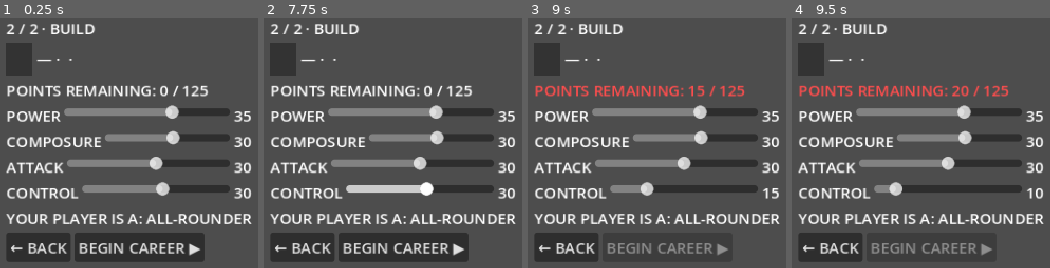
Above: before the commit, frames 1-4 (left to right).
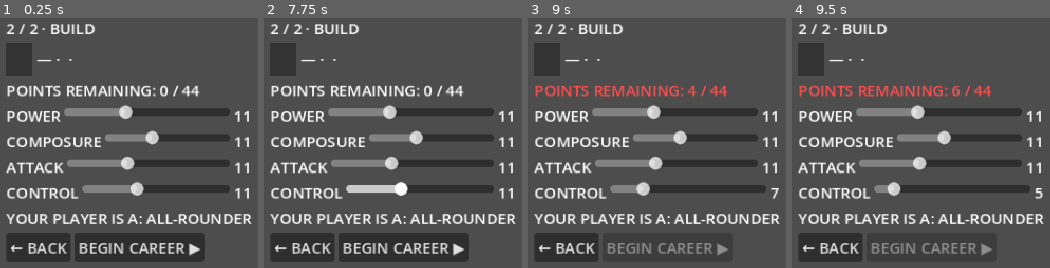
Above: after the commit, the same moments.

Repository: nico101rsa/cricket-v3
Game: Godot game, scene res://scenes/player_creation/build.tscn
Two runs of this game, one before a commit and one after it. Both use one fixed random seed, a clock stepped at 60 frames per second and the inputs below. This scene is started directly instead of the project's main scene.
Inputs (mouse positions are in pixels of both pictures, inside the frame that each line leads up to):
- Up to frame 1 (0.25 s): no input
- Up to frame 2 (7.75 s): click "BEGIN CAREER ▶" at 0.5 s; click "BEGIN CAREER ▶" at 1.25 s; click "BEGIN CAREER ▶" at 2 s; click "← BACK" at 2.75 s; move the mouse to (outside the picture) at 3.52 s; hold Shift 3.53-4.25 s; click (outside the picture) at 3.67 s; drag from (outside the picture) to (outside the picture) at 4.27 s; move the mouse to (478, 210) at 5.02 s; tap Ctrl at 5.1 s; click (478, 210) at 5.17 s; drag from (outside the picture) to (328, 267) at 5.77 s; move the mouse to (outside the picture) at 6.52 s; tap Alt at 6.6 s; click (outside the picture) at 6.67 s; drag from (328, 267) to (385, 188) at 7.27 s
- Up to frame 3 (9 s): move the mouse to (outside the picture) at 8.02 s; hold Shift 8.03-8.75 s; click (outside the picture) at 8.17 s; drag from (649, 188) to (outside the picture) at 8.77 s
- Up to frame 4 (9.5 s): no input

The runs differ from the first frame. In frame 1, 3.8% of the frame differs, in the area x 46-98%, y 26-73%; in frame 2, 3.8%; in frame 3, 3.7%; in frame 4, 3.6%.

Commit message:
World-scale v2: display layer + fresh-player re-peg (the 0-100 world)
Nico's ruling: maxed hero 100, fresh hero ~11 (weak Club player), Province
Premier league avg 85 / best 90, all on a fully-used /100 scale. Decision (WS1,
'you decide'): deliver via a DISPLAY transform over the existing balanced world
+ a genuine fresh-player re-peg, NOT a risky internal rescale. Spec
2026-06-13-world-scale-v2-design.md (WS1-WS8).

- Display.to_card (scripts/domain/display.gd): monotonic /100 transform through
  Nico's anchors (Club 13, Province 85/90, cap 100, fresh ~11). Display only.
- Creation re-peg (WS3): CREATION_TOTAL 125->44, range [3,25], default
  11/11/11/11 -> a fresh hero ~= a weak Club player that GROWS to the cap.
- Display wired into the build readouts + calibration_grid + season_table.
- attr_cost_base 13->7 (WS4): the longer 44->240 climb maxed S89 at base 13;
  re-peg -> S67. Final pacing target deferred to Nico.

Verified (calibration_grid, /100): fresh hero 0.9x the Club average (was 2.6x);
Province Premier reads 85/90; maxed -> 100; league bat==bowl, scores 131-156.
Sim/joker/economy/scoring core untouched -> ledger preserved by construction.

547 tests green (+6 test_display). WS5 build-equality low/high check + final
pacing pending Nico's target.

Co-Authored-By: Claude Opus 4.8 (1M context) <noreply@anthropic.com>

Diff:
--- a/scenes/player_creation/build.gd
+++ b/scenes/player_creation/build.gd
@@ -35,8 +35,8 @@
 	for s in [_power_slider, _composure_slider, _attack_slider, _control_slider]:
 		s.min_value = Attributes.CREATION_MIN
 		s.max_value = Attributes.CREATION_MAX
-		s.step = 5    # card-rescale DR10: the /100 budget is spent in 5-point blocks
-		s.value = 30
+		s.step = 1    # world-scale v2: the 44-point fresh budget is spent point-by-point
+		s.value = 11
 		s.value_changed.connect(_on_slider_changed)
 	_back_btn.pressed.connect(func(): back_pressed.emit(_draft))
 	_confirm_btn.pressed.connect(_on_confirm_pressed)
@@ -74,10 +74,12 @@
 	_recap_label.text = "%s · %s · %s" % [name_text, _draft.city, country_key]
 
 func _refresh_readouts() -> void:
-	_power_readout.text     = str(int(round(_draft.attributes.power)))
-	_composure_readout.text = str(int(round(_draft.attributes.composure)))
-	_attack_readout.text    = str(int(round(_draft.attributes.attack)))
-	_control_readout.text   = str(int(round(_draft.attributes.control)))
+	# Readouts show the /100 card the player understands (Display), not the raw
+	# internal points the budget is spent in (world-scale v2 WS6).
+	_power_readout.text     = str(Display.to_card_round(_draft.attributes.power))
+	_composure_readout.text = str(Display.to_card_round(_draft.attributes.composure))
+	_attack_readout.text    = str(Display.to_card_round(_draft.attributes.attack))
+	_control_readout.text   = str(Display.to_card_round(_draft.attributes.control))
 
 	var remaining := Attributes.CREATION_TOTAL - _draft.attributes.sum()
 	_points_label.text = "POINTS REMAINING: %d / %d" % [int(round(remaining)), int(round(Attributes.CREATION_TOTAL))]
--- a/scripts/data/attributes.gd
+++ b/scripts/data/attributes.gd
@@ -4,13 +4,15 @@
 # 4-attribute distribution used at Creation and during Career, on the /100 card
 # scale (card-rescale spec 2026-06-11, DR1/DR3). SCALE converts one classic
 # 1-8-era attribute point to /100 units; the save migration uses it too.
-# Creation constraints: sum == 125, each in [5, 50]. NPC archetypes are exempt
-# from the per-attribute cap (prior ruling; the bowler card carries 56.25).
+# Creation constraints: sum == 44, each in [3, 25] (world-scale v2, WS3 — a fresh
+# hero starts ≈ a weak Club player, internal ~11/attr, and GROWS to the cap over
+# a career). NPC archetypes are exempt from the per-attribute cap (the bowler
+# card carries 56.25) and live on the same internal scale.
 
 const SCALE := 6.25            # /100 units per legacy attribute point (= 50/8)
-const CREATION_TOTAL := 125.0
-const CREATION_MIN := 5.0
-const CREATION_MAX := 50.0
+const CREATION_TOTAL := 44.0   # fresh-hero budget (world-scale v2 WS3; was 125)
+const CREATION_MIN := 3.0
+const CREATION_MAX := 25.0
 
 @export var power: float = 31.25
 @export var composure: float = 31.25
--- a/scripts/data/economy_tuning.gd
+++ b/scripts/data/economy_tuning.gd
@@ -35,7 +35,7 @@
 @export var bowl_ref_balls: float = 24.0  # a full 4-over spell
 
 # Shop / meta
-@export var attr_cost_base: float = 13.0  # +1 /100-point costs attr_cost_base × current value.
+@export var attr_cost_base: float = 7.0   # +1 /100-point costs attr_cost_base × current value.
                                           # Career-pacing DP3 (Nico's ruling 2026-06-12): attributes
                                           # are the CAREER-horizon ₸ sink — a no-joker player should
                                           # max out around the naive line's median completion (~49
@@ -44,8 +44,11 @@
                                           # joker-vs-attribute ROI gets re-solved at the Shop rung
                                           # when both sinks coexist. Re-pegged 11→13 at the
                                           # difficulty-sheet-v2 rung: prize escalation added income
-                                          # and pulled max-out to S41 — 13 restores ~S46 (spec §10.2),
-                                          # measured at career_preview full N=100.
+                                          # and pulled max-out to S41 — 13 restored ~S46 (spec §10.2).
+                                          # World-scale v2 (2026-06-13, WS4): the fresh hero now starts
+                                          # at 11 (was 35), so the climb is 44->240 not 125->240 — many
+                                          # more points to buy. Re-pegged 13->7 (attr_only max-out
+                                          # S89->S67). Final pacing target is Nico's call (deferred).
 @export var sell_refund_frac: float = 0.5 # partial refund selling a joker back (DE9)
 @export var loadout_cap: int = 4          # max active joker slots (CONTEXT.md 4 slots; DE8)
 
--- a/scripts/data/player_creation_draft.gd
+++ b/scripts/data/player_creation_draft.gd
@@ -8,17 +8,17 @@
 @export var city: String = ""          # "" if unset
 @export var appearance: int = -1       # Appearance.Bucket or -1 if unset
 @export var name: NamePair             # null until first name-roll
-@export var attributes: Attributes     # always present; defaults to 35/30/30/30
+@export var attributes: Attributes     # always present; defaults to 11/11/11/11
 
 func _init() -> void:
 	attributes = Attributes.new()
-	# Creation default (card-rescale DR10): a valid 125-point all-rounder ON the
-	# Build screen's 5-point slider grid (the raw Attributes default 31.25 x4 is
-	# valid but off-grid — moving any slider would strand the budget).
-	attributes.power = 35.0
-	attributes.composure = 30.0
-	attributes.attack = 30.0
-	attributes.control = 30.0
+	# Creation default (world-scale v2, WS3): a fresh hero ≈ a weak Club player —
+	# a valid 44-point balanced all-rounder, internal ~11/attr (shows ~11 on the
+	# /100 card via Display). You GROW from here toward the cap over a career.
+	attributes.power = 11.0
+	attributes.composure = 11.0
+	attributes.attack = 11.0
+	attributes.control = 11.0
 
 func identity_complete() -> bool:
 	return country >= 0 \
--- /dev/null
+++ b/scripts/domain/display.gd
@@ -0,0 +1,29 @@
+class_name Display
+extends RefCounted
+
+# Pure DISPLAY transform (world-scale v2, spec 2026-06-13-world-scale-v2-design.md
+# WS2). Maps an INTERNAL card/strength value (the units the sim runs on: Club
+# average ~12.5, Province Premier best ~46.5, attribute cap 60) to the /100 scale
+# Nico wants to SEE (Club ~13, Province Premier average 85 / best 90, cap 100).
+# Monotonic, piecewise-linear through Nico's anchors (2026-06-13). DISPLAY ONLY —
+# the result is never fed back into the sim, saves, or economy.
+
+const _IN: Array[float] = [0.0, 12.5, 37.5, 46.5, 60.0]      # internal anchors
+const _OUT: Array[float] = [0.0, 13.0, 85.0, 90.0, 100.0]    # /100 display anchors
+
+
+static func to_card(internal: float) -> float:
+	if internal <= _IN[0]:
+		return _OUT[0]
+	for i in range(1, _IN.size()):
+		if internal <= _IN[i]:
+			var t: float = (internal - _IN[i - 1]) / (_IN[i] - _IN[i - 1])
+			return _OUT[i - 1] + t * (_OUT[i] - _OUT[i - 1])
+	# Above the top anchor: extrapolate with the last segment's slope.
+	var n := _IN.size()
+	var slope: float = (_OUT[n - 1] - _OUT[n - 2]) / (_IN[n - 1] - _IN[n - 2])
+	return _OUT[n - 1] + (internal - _IN[n - 1]) * slope
+
+
+static func to_card_round(internal: float) -> int:
+	return int(round(to_card(internal)))
--- a/tests/unit/test_attributes.gd
+++ b/tests/unit/test_attributes.gd
@@ -14,23 +14,25 @@
 	a.power = 43.75; a.composure = 37.5; a.attack = 25.0; a.control = 18.75
 	assert_eq(a.sum(), 125.0)
 
-func test_is_valid_creation_distribution_for_balanced_default():
+func test_is_valid_creation_distribution_for_fresh_default():
+	# World-scale v2: a fresh hero is 11/11/11/11 (sum 44, all in [3, 25]).
 	var a := Attributes.new()
-	assert_true(a.is_valid_creation_distribution(), "default 31.25x4 sums to 125, all in [5,50]")
+	a.power = 11.0; a.composure = 11.0; a.attack = 11.0; a.control = 11.0
+	assert_true(a.is_valid_creation_distribution())
 
 func test_is_valid_creation_distribution_rejects_wrong_total():
 	var a := Attributes.new()
-	a.power = 50.0; a.composure = 50.0; a.attack = 50.0; a.control = 50.0  # sum = 200
+	a.power = 25.0; a.composure = 25.0; a.attack = 25.0; a.control = 25.0  # sum = 100, not 44
 	assert_false(a.is_valid_creation_distribution())
 
 func test_is_valid_creation_distribution_rejects_below_min():
 	var a := Attributes.new()
-	a.power = 0.0; a.composure = 37.5; a.attack = 37.5; a.control = 50.0  # sum = 125 but power below min
+	a.power = 1.0; a.composure = 14.0; a.attack = 14.0; a.control = 15.0  # sum 44 but power below min 3
 	assert_false(a.is_valid_creation_distribution())
 
 func test_is_valid_creation_distribution_rejects_over_cap():
 	var a := Attributes.new()
-	a.power = 56.25; a.composure = 31.25; a.attack = 18.75; a.control = 18.75  # sum = 125 but power above cap
+	a.power = 30.0; a.composure = 5.0; a.attack = 5.0; a.control = 4.0  # sum 44 but power above cap 25
 	assert_false(a.is_valid_creation_distribution())
 
 func test_duplicate_returns_independent_copy():
--- a/tests/unit/test_build_scene.gd
+++ b/tests/unit/test_build_scene.gd
@@ -20,11 +20,11 @@
 	build.set_draft(_draft())
 	add_child_autofree(build)
 	await get_tree().process_frame
-	assert_eq(build._draft.attributes.sum(), 125.0)
+	assert_eq(build._draft.attributes.sum(), 44.0)
 	assert_false(build._confirm_btn.disabled)
 	assert_string_contains(build._classifier_label.text, "ALL-ROUNDER")
 
-func test_dragging_sliders_above_20_disables_confirm():
+func test_unbalanced_sliders_disable_confirm():
 	var build = BuildScene.instantiate()
 	build.set_draft(_draft())
 	add_child_autofree(build)
@@ -32,7 +32,7 @@
 	build._power_slider.value = 8
 	# Simulate the signal manually (gut may not fire it synchronously)
 	build._on_slider_changed(8.0)
-	assert_ne(build._draft.attributes.sum(), 125.0)
+	assert_ne(build._draft.attributes.sum(), 44.0)
 	assert_true(build._confirm_btn.disabled)
 	assert_string_contains(build._points_label.text, "REMAINING")
 
--- a/tests/unit/test_card_scale.gd
+++ b/tests/unit/test_card_scale.gd
@@ -31,6 +31,7 @@
 	assert_eq(itun.spin_phase_bonus, [-9.375, 9.375, -9.375] as Array[float])
 
 func test_creation_constants():
-	assert_eq(Attributes.CREATION_TOTAL, 125.0)
-	assert_eq(Attributes.CREATION_MAX, 50.0)
-	assert_eq(Attributes.CREATION_MIN, 5.0)
+	# World-scale v2 WS3: fresh-hero budget shrank to 44, range [3, 25].
+	assert_eq(Attributes.CREATION_TOTAL, 44.0)
+	assert_eq(Attributes.CREATION_MAX, 25.0)
+	assert_eq(Attributes.CREATION_MIN, 3.0)
--- /dev/null
+++ b/tests/unit/test_display.gd
@@ -0,0 +1,32 @@
+extends GutTest
+
+# Display transform (world-scale v2, WS2): internal card/strength -> /100 shown.
+
+func test_anchors_land_on_nicos_targets() -> void:
+	assert_almost_eq(Display.to_card(12.5), 13.0, 0.01, "Club average reads 13")
+	assert_almost_eq(Display.to_card(37.5), 85.0, 0.01, "Province Premier average reads 85")
+	assert_almost_eq(Display.to_card(46.5), 90.0, 0.01, "Province Premier best team reads 90")
+	assert_almost_eq(Display.to_card(60.0), 100.0, 0.01, "the cap reads 100")
+
+func test_fresh_hero_reads_about_eleven() -> void:
+	# Internal 11 (a weak Club player / fresh hero) shows ~11.
+	assert_between(Display.to_card(11.0), 10.0, 12.0)
+
+func test_zero_and_floor() -> void:
+	assert_eq(Display.to_card(0.0), 0.0)
+	assert_eq(Display.to_card(-5.0), 0.0, "below floor clamps to 0")
+
+func test_monotonic_increasing() -> void:
+	var prev := -1.0
+	for x in [0.0, 5.0, 12.5, 20.0, 31.25, 37.5, 46.5, 55.0, 60.0]:
+		var v := Display.to_card(x)
+		assert_gt(v, prev, "monotonic at %.1f" % x)
+		prev = v
+
+func test_mid_pro_reads_about_67() -> void:
+	# Falls out of the interpolation — an average ★3 pro reads ~67 (recorded).
+	assert_almost_eq(Display.to_card(31.25), 67.0, 1.0)
+
+func test_round_helper() -> void:
+	assert_eq(Display.to_card_round(60.0), 100)
+	assert_eq(Display.to_card_round(12.5), 13)
--- a/tests/unit/test_economy.gd
+++ b/tests/unit/test_economy.gd
@@ -152,8 +152,8 @@
 	# +1 at a mid card (40) costs hundreds of ₸ (vs ~₸10 pre-ruling) — a Season's
 	# income (~₸1.5k) buys a few points, not the whole tree.
 	assert_eq(Economy.attr_upgrade_cost(40.0, _etun), int(round(_etun.attr_cost_base * 40.0)))
-	assert_between(Economy.attr_upgrade_cost(40.0, _etun), 300, 900,
-		"mid-card +1 costs a meaningful slice of a Season's pay")
+	assert_between(Economy.attr_upgrade_cost(40.0, _etun), 200, 900,
+		"mid-card +1 costs a meaningful slice of a Season's pay (base re-pegged to 7 at world-scale v2)")
 
 
 func test_sell_refund_is_floored_fraction() -> void:
--- a/tests/unit/test_player.gd
+++ b/tests/unit/test_player.gd
@@ -34,4 +34,4 @@
 	draft.name = n
 	var p := Player.from_draft(draft)
 	p.attributes.power = 50.0
-	assert_eq(p.starting_attributes.power, 35.0, "starting snapshot unaffected by later mutation (draft default 35/30/30/30)")
+	assert_eq(p.starting_attributes.power, 11.0, "starting snapshot unaffected by later mutation (draft default 11/11/11/11)")
--- a/tests/unit/test_player_creation_draft.gd
+++ b/tests/unit/test_player_creation_draft.gd
@@ -26,12 +26,12 @@
 	d.name = np
 	assert_true(d.identity_complete())
 
-func test_attributes_default_to_balanced_all_rounder():
-	# Card-rescale DR10: the draft default is a valid 125-point build ON the
-	# creation UI's 5-point grid (35/30/30/30), classifying ALL_ROUNDER.
+func test_attributes_default_to_fresh_all_rounder():
+	# World-scale v2 WS3: the draft default is a fresh weak-Club all-rounder,
+	# 11/11/11/11 (sum 44, valid, classifies ALL_ROUNDER).
 	var d := PlayerCreationDraft.new()
-	assert_eq(d.attributes.sum(), 125.0)
+	assert_eq(d.attributes.sum(), 44.0)
 	assert_true(d.attributes.is_valid_creation_distribution())
 	assert_eq(Classifier.classify(d.attributes), ClassifierLabel.Kind.ALL_ROUNDER)
 	for v in [d.attributes.power, d.attributes.composure, d.attributes.attack, d.attributes.control]:
-		assert_eq(fmod(v, 5.0), 0.0, "every attribute on the 5-point UI grid (got %f)" % v)
+		assert_eq(fmod(v, 1.0), 0.0, "every attribute on the integer UI grid (got %f)" % v)
--- a/tests/unit/test_save_manager.gd
+++ b/tests/unit/test_save_manager.gd
@@ -117,9 +117,9 @@
 	assert_eq(p.starting_attributes.power, 50.0, "starting snapshot migrates too")
 
 func test_current_scale_player_is_not_double_migrated():
-	var p := _make_player()   # already /100 (sum 125)
+	var p := _make_player()   # already /100 (fresh build sum 44 > legacy ceiling 40)
 	sm.migrate_player(p)
-	assert_eq(p.attributes.power, 35.0, "a /100 build passes through untouched")
+	assert_eq(p.attributes.power, 11.0, "a /100 build passes through untouched")
 
 func test_legacy_save_on_disk_loads_migrated():
 	var p := _legacy_player()
--- a/tools/calibration_grid.gd
+++ b/tools/calibration_grid.gd
@@ -15,7 +15,7 @@
 # Run: /Applications/Godot.app/Contents/MacOS/Godot --headless --path . -s tools/calibration_grid.gd
 # Env: N_SEASONS (default 40) · ATTRS ("p,c,a,c" fresh build, default 35,30,30,30)
 
-const FRESH := [35.0, 30.0, 30.0, 30.0]
+const FRESH := [11.0, 11.0, 11.0, 11.0]   # world-scale v2 WS3: fresh ≈ a weak Club player
 const MAXED := 60.0
 
 
@@ -66,12 +66,17 @@
 
 	var hero_bat: float = (build[0] + build[1]) / 2.0
 	var hero_bowl: float = (build[2] + build[3]) / 2.0
+	var lg_bat: float = bat_sum / team_n
+	var lg_bowl: float = bowl_sum / team_n
+	# Card columns are shown on the /100 display scale (world-scale v2 WS6); the
+	# hero/world ratio is the true internal ratio. Scores stay raw runs.
 	return {
 		"level": level, "tour": tour_i, "d": spec.d,
 		"name": "%s · %s" % [DifficultyLadder.LEVEL_NAMES[level], DifficultyLadder.TOUR_NAMES[tour_i]],
-		"world_lo": world_lo, "world_avg": world_avg, "world_hi": world_hi,
-		"hero_bat": hero_bat, "hero_bowl": hero_bowl, "maxed": MAXED,
-		"league_bat": bat_sum / team_n, "league_bowl": bowl_sum / team_n,
+		"world_lo": Display.to_card(world_lo), "world_avg": Display.to_card(world_avg), "world_hi": Display.to_card(world_hi),
+		"hero_bat": Display.to_card(hero_bat), "hero_bowl": Display.to_card(hero_bowl), "maxed": Display.to_card(MAXED),
+		"ratio": hero_bat / world_avg,
+		"league_bat": Display.to_card(lg_bat), "league_bowl": Display.to_card(lg_bowl),
 		"typical": league_totals / league_inns, "typ_wkts": league_wkts / league_inns,
 		"weak": weak_totals / weak_inns, "weak_allout": 100.0 * weak_allout / weak_inns,
 	}
@@ -91,7 +96,7 @@
 			var c: Dictionary = cells.back()
 			print("cell %-22s d=%2.0f | world %4.1f/%4.1f/%4.1f | you bat %.0f (%.1fx) bowl %.0f | league bat %.1f bowl %.1f | typ %.0f (%.1f wkts) | weak %.0f (%.0f%% a.o.)" % [
 				c["name"], c["d"], c["world_lo"], c["world_avg"], c["world_hi"],
-				c["hero_bat"], c["hero_bat"] / c["world_avg"], c["hero_bowl"],
+				c["hero_bat"], c["ratio"], c["hero_bowl"],
 				c["league_bat"], c["league_bowl"], c["typical"], c["typ_wkts"],
 				c["weak"], c["weak_allout"]])
 
@@ -135,7 +140,7 @@
 let lastLv = -1;
 cells.forEach(c => {
   if (c.level !== lastLv){ html += `<tr class="lvl"><td colspan="12">${LV[c.level]}</td></tr>`; lastLv = c.level; }
-  const r = c.hero_bat / c.world_avg;
+  const r = c.ratio;
   const gap = c.league_bowl - c.league_bat;
   const balCls = gap >= 3 ? "red" : gap >= 1.5 ? "amber" : "green";
   const typCls = c.typical < 90 ? "red" : c.typical < 110 ? "amber" : "";
@@ -155,7 +160,7 @@
 const club1 = cells[0];
 document.getElementById("note").innerHTML =
   `Read a row: who you face (world), how big you are among them (you now × avg — red = too big), whether bat & bowl are balanced, and what the world (and your weak side) actually scores. ` +
-  `At ${club1.name}, a fresh hero's bat card ${f0(club1.hero_bat)} is ${f1(club1.hero_bat/club1.world_avg)}× the average player (${f1(club1.world_avg)}) — the scale gap. Red "all out" = the collapses.`;
+  `At ${club1.name}, a fresh hero's bat card ${f0(club1.hero_bat)} is ${f1(club1.ratio)}× the average player (${f1(club1.world_avg)}) — fixed (was 2.6×). Maxed reaches ${f0(cells[cells.length-1].maxed)} at the top. Red "all out" = the star-gap collapses.`;
 </script></body></html>"""
 	html = html.replace("@@N@@", str(n)).replace("@@BUILD@@", str(build)).replace("@@CELLS@@", data)
 	var f := FileAccess.open("res://docs/mockups/calibration-v1.html", FileAccess.WRITE)
--- a/tools/career_preview.gd
+++ b/tools/career_preview.gd
@@ -63,10 +63,10 @@
 		rng.seed = 9000 + c
 		var player := Player.new()
 		var a := Attributes.new()
-		a.power = 35.0
-		a.composure = 30.0
-		a.attack = 30.0
-		a.control = 30.0
+		a.power = 11.0       # world-scale v2 WS3: fresh hero starts ≈ a weak Club player
+		a.composure = 11.0
+		a.attack = 11.0
+		a.control = 11.0
 		player.attributes = a
 		var state := CareerResolver.start_career(0)
 		var maxed_season := 0   # first Season-index when all 4 attrs hit ATTR_CAP
--- a/tools/season_table.gd
+++ b/tools/season_table.gd
@@ -102,10 +102,10 @@
 		"<td class='c'>%.0f</td>" % overs,
 		"<td class='c'>%d</td>" % (pos + 1),
 		"<td class='st'>%s</td>" % style,
-		"<td class='c at'>%.0f</td>" % a.power,
-		"<td class='c at'>%.0f</td>" % a.composure,
-		"<td class='c ab'>%.0f</td>" % a.attack,
-		"<td class='c ab'>%.0f</td>" % a.control,
+		"<td class='c at'>%d</td>" % Display.to_card_round(a.power),
+		"<td class='c at'>%d</td>" % Display.to_card_round(a.composure),
+		"<td class='c ab'>%d</td>" % Display.to_card_round(a.attack),
+		"<td class='c ab'>%d</td>" % Display.to_card_round(a.control),
 		jcells,
 		"<td class='jk hold'>%s</td>" % held,
 		"<td class='c bank'>₸%d</td>" % int(snap["bank"]),
@@ -128,10 +128,10 @@
 	var etun := EconomyTuning.new()
 	var player := Player.new()
 	var a := Attributes.new()
-	a.power = 35.0
-	a.composure = 30.0
-	a.attack = 30.0
-	a.control = 30.0
+	a.power = 11.0       # world-scale v2 WS3: fresh hero starts ≈ a weak Club player
+	a.composure = 11.0
+	a.attack = 11.0
+	a.control = 11.0
 	player.attributes = a
 	var state := CareerResolver.start_career(0)
 	var policy := ShopPolicy.preset(policy_kind)
Not shown, added: scripts/domain/display.gd.uid
Not shown, added: docs/superpowers/specs/2026-06-13-world-scale-v2-design.md
